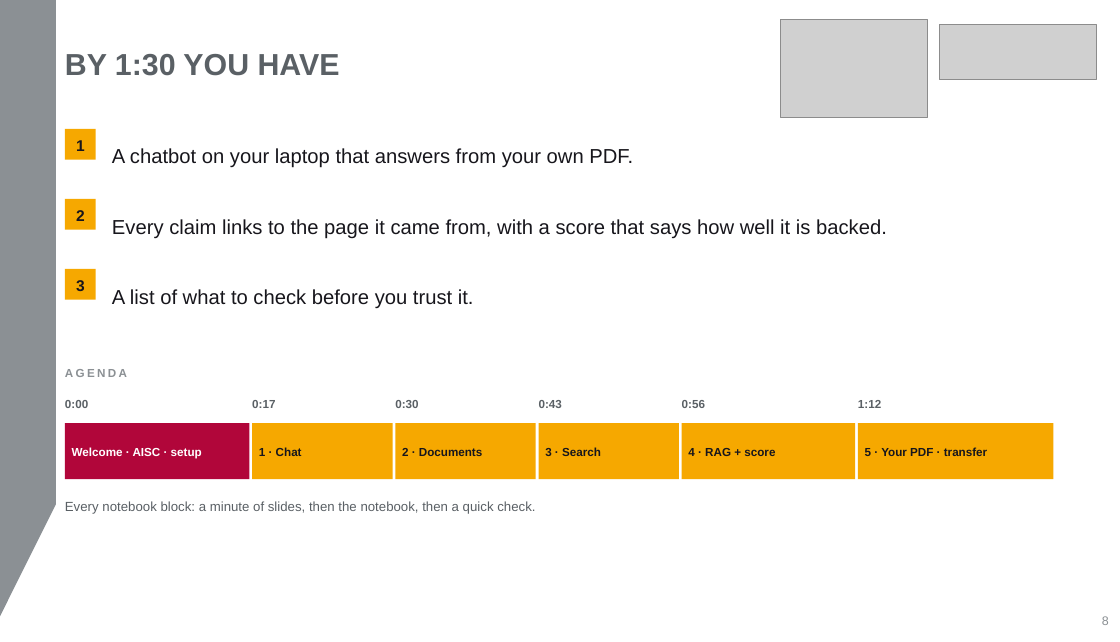
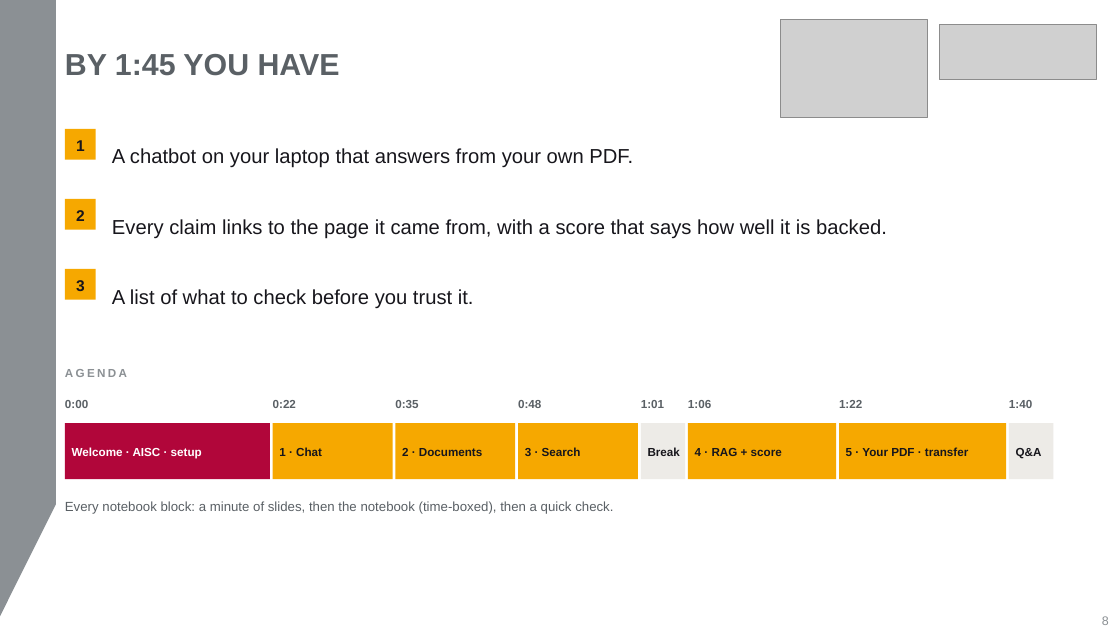
Before and after one commit to aihpi/workshop-rag-basics, a slide deck: slide 8 of workshop/slides/rag-workshop.pptx. Drawn at 1120x642 pixels with LibreOffice and Linux fonts; fonts in the diff are those of the drawing; grey boxes stand for pictures. Boxes give left, top, right and bottom in pixels: in the first picture for what was removed or moved away, otherwise in the second. Text is boxed around its words. In the diff, an @@ line names an element or a change of style, - is before the commit and + after.

```diff
--- a/workshop/slides/rag-workshop.pptx
+++ b/workshop/slides/rag-workshop.pptx
@@ text at (x1=65, y1=54, x2=340, y2=76): text changed @@
-BY 1:30 YOU HAVE
+BY 1:45 YOU HAVE
@@ text at (x1=273, y1=400, x2=296, y2=408): text changed @@
-0:17
+0:22
@@ text at (x1=518, y1=400, x2=541, y2=408): text changed @@
-0:43
+0:48
@@ text at (x1=641, y1=400, x2=664, y2=408): text changed @@
-0:56
+1:01
@@ text at (x1=688, y1=400, x2=711, y2=408): text changed @@
-1:12
+1:06
@@ text added at (x1=839, y1=400, x2=862, y2=408), 15 pt, text #5A6065, bold @@
+1:22
@@ text added at (x1=1009, y1=400, x2=1032, y2=408), 15 pt, text #5A6065, bold @@
+1:40
@@ rectangle resized from (x1=65, y1=423, x2=249, y2=479) to (x1=65, y1=423, x2=270, y2=479) @@
@@ rectangle resized from (x1=252, y1=423, x2=393, y2=479) to (x1=273, y1=423, x2=393, y2=479) @@
@@ text "1 · Chat" moved from (x1=259, y1=447, x2=302, y2=456) to (x1=279, y1=447, x2=322, y2=456) @@
@@ rectangle resized from (x1=395, y1=423, x2=536, y2=479) to (x1=395, y1=423, x2=515, y2=479) @@
@@ rectangle resized from (x1=539, y1=423, x2=679, y2=479) to (x1=518, y1=423, x2=638, y2=479) @@
@@ text "3 · Search" moved from (x1=545, y1=447, x2=601, y2=456) to (x1=525, y1=447, x2=581, y2=456) @@
@@ rectangle resized from (x1=682, y1=423, x2=855, y2=479) to (x1=641, y1=423, x2=685, y2=479) @@
@@ rectangle at (x1=641, y1=423, x2=685, y2=479): fill #F6A800 to #EDEBE7 @@
@@ text added at (x1=648, y1=447, x2=680, y2=456), 15 pt, text #17161C, bold @@
+Break
@@ rectangle resized from (x1=858, y1=423, x2=1053, y2=479) to (x1=688, y1=423, x2=837, y2=479) @@
@@ text "4 · RAG + score" moved from (x1=688, y1=448, x2=775, y2=456) to (x1=695, y1=448, x2=782, y2=456) @@
@@ rectangle added at (x1=839, y1=423, x2=1006, y2=479), fill #F6A800 @@
@@ text "5 · Your PDF · ..." moved from (x1=865, y1=447, x2=987, y2=456) to (x1=846, y1=447, x2=968, y2=456) @@
@@ rectangle added at (x1=1009, y1=423, x2=1053, y2=479), fill #EDEBE7 @@
@@ text added at (x1=1016, y1=448, x2=1042, y2=459), 15 pt, text #17161C, bold @@
+Q&A
@@ text at (x1=65, y1=501, x2=613, y2=514): text changed @@
-Every notebook block: a minute of slides, then the notebook, then a quick check.
+Every notebook block: a minute of slides, then the notebook (time-boxed), then a quick check.
```
Also in this commit, not shown: 15 other slides changed, 1 slide added, 8 other files.
